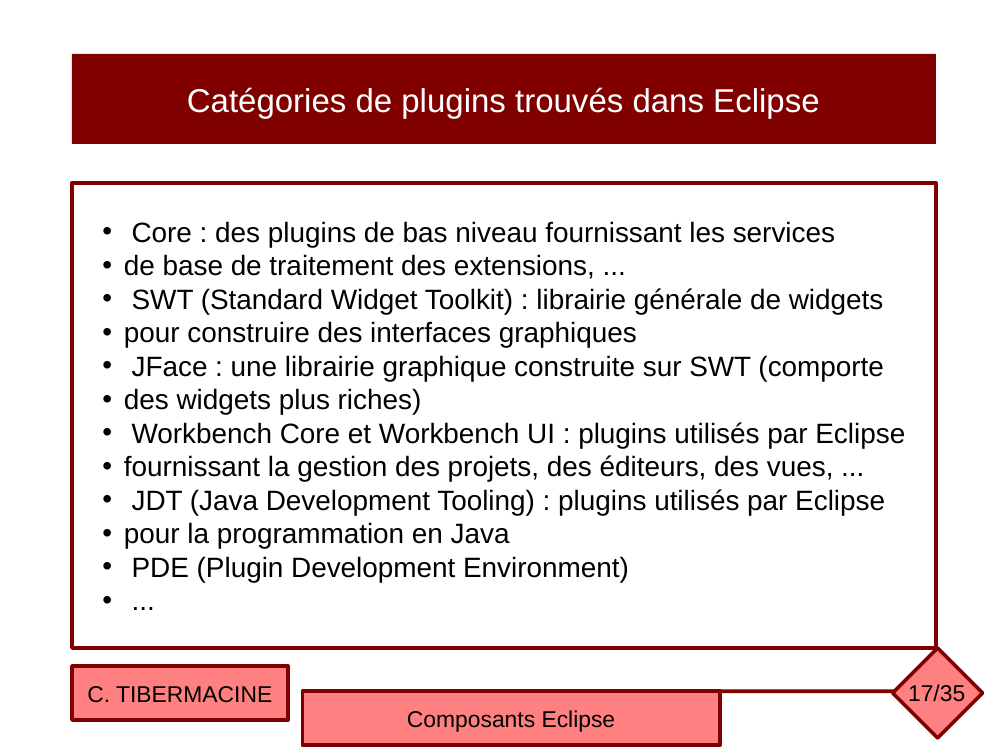
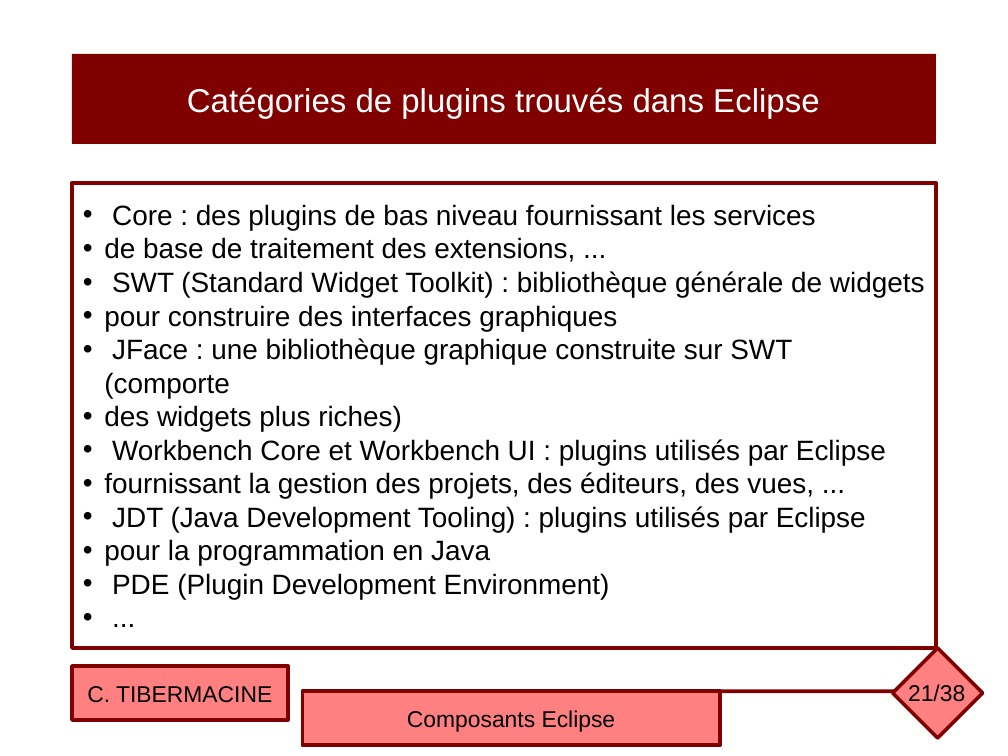
Before and after one commit to ctiber/composants, a slide deck: slide 21 of cours/cours4.odp (slide 17 before the commit). Drawn at 1008x756 pixels with LibreOffice and Linux fonts; fonts in the diff are those of the drawing. Boxes give left, top, right and bottom in pixels: in the first picture for what was removed or moved away, otherwise in the second. Text is boxed around its words. In the diff, an @@ line names an element or a change of style, - is before the commit and + after.

```diff
--- a/cours/cours4.odp
+++ b/cours/cours4.odp
@@ text in rectangle at (112, 271, 925, 297): text changed @@
-• SWT (Standard Widget Toolkit) : librairie générale de widgets
+• SWT (Standard Widget Toolkit) : bibliothèque générale de widgets
@@ text in rectangle at (104, 338, 792, 398): text changed @@
-• JFace : une librairie graphique construite sur SWT (comporte
+• JFace : une bibliothèque graphique construite sur SWT (comporte
@@ page number at (908, 684, 965, 707): text changed @@
-17/35
+21/38
```
Also in this commit, not shown: 20 other slides changed, 4 slides added, 1 slide removed, 1 other file.
